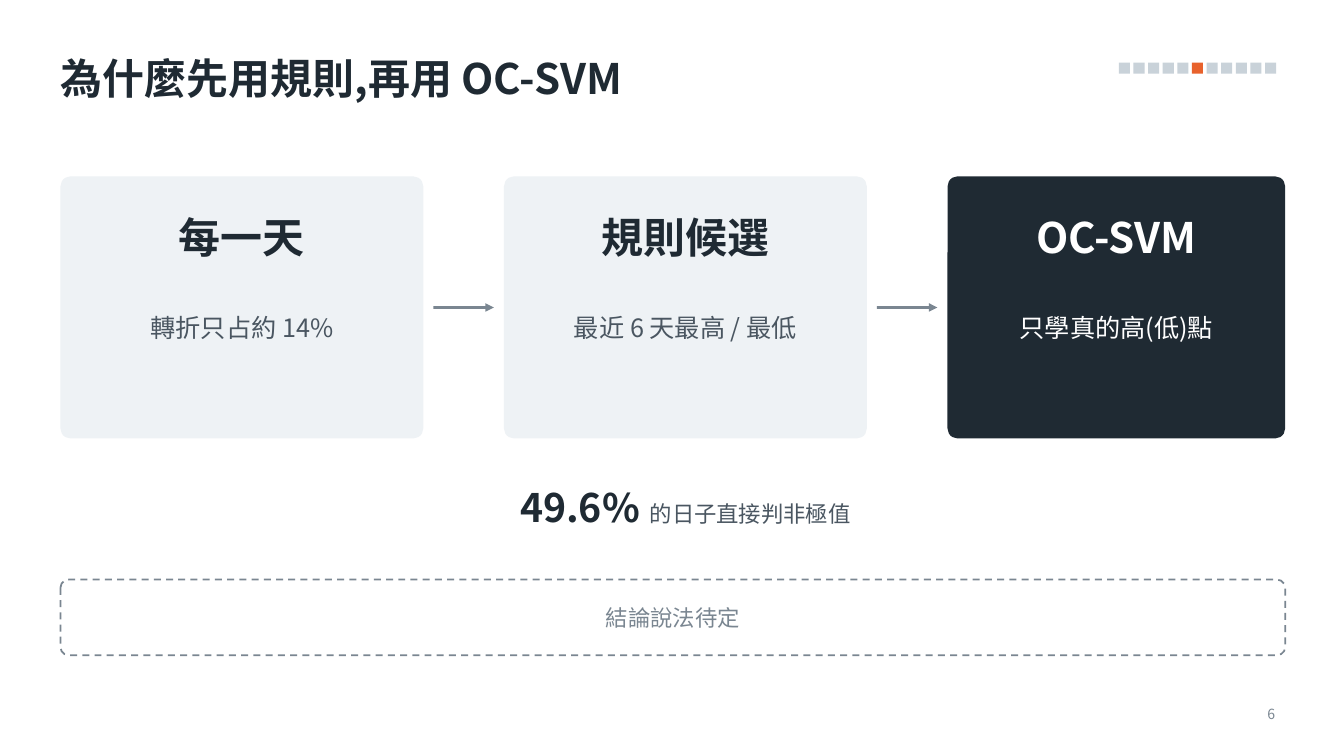
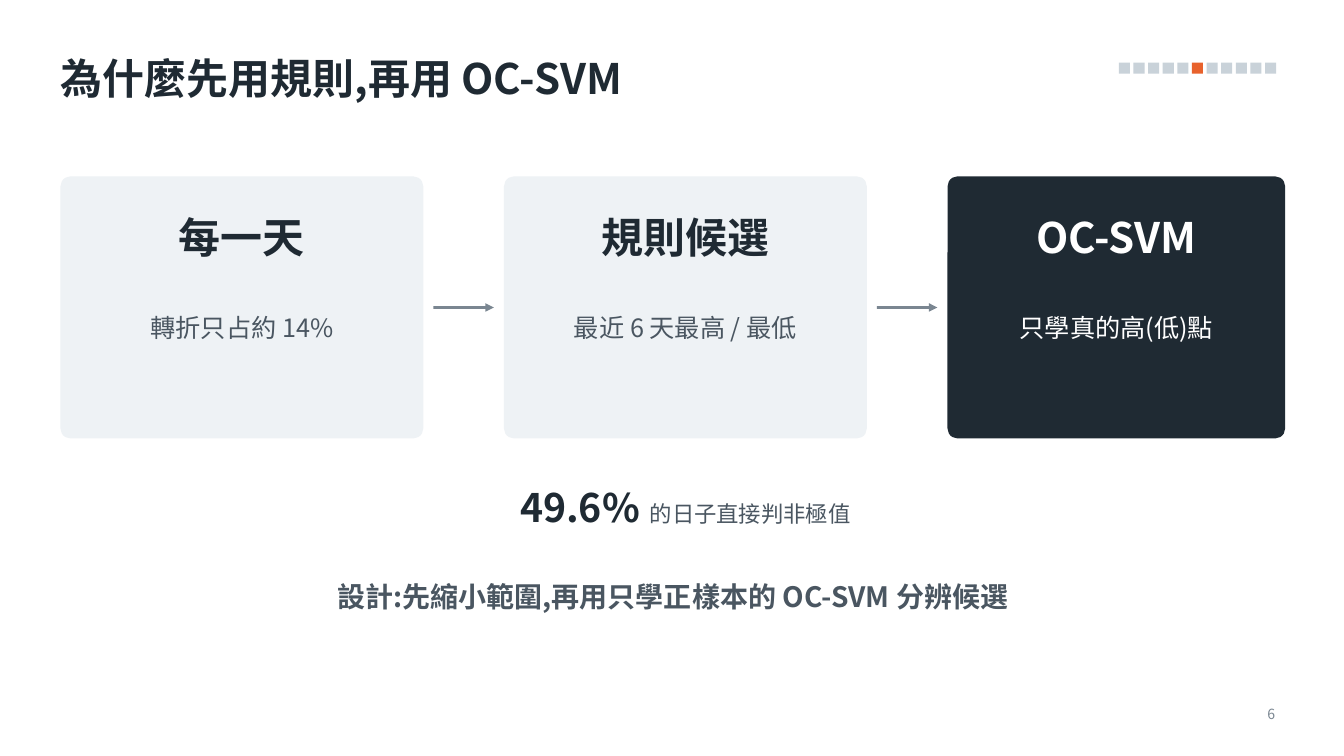
Before and after one commit to alextixu/fcukproject, a slide deck: slide 6 of method_kline_peak/report/專題簡報_v2.pptx. Drawn at 1344x756 pixels with LibreOffice and Linux fonts; fonts in the diff are those of the drawing. Boxes give left, top, right and bottom in pixels: in the first picture for what was removed or moved away, otherwise in the second. Text is boxed around its words. In the diff, an @@ line names an element or a change of style, - is before the commit and + after.

```diff
--- a/method_kline_peak/report/專題簡報_v2.pptx
+++ b/method_kline_peak/report/專題簡報_v2.pptx
@@ text "設計:先縮小範圍,再用只學正樣本的 OC-SVM 分辨候選": place and size @@
-text "設計:先縮小範圍,再用只學正樣本的 OC-SVM 分辨候選" at box(60, 580, 1286, 655)
+text "設計:先縮小範圍,再用只學正樣本的 OC-SVM 分辨候選" at box(337, 583, 1008, 613)
@@ text "設計:先縮小範圍,再用只學正樣本的 OC-SVM 分辨候選" at box(337, 583, 1008, 613): fill #FFFFFF to none; outline #7A8691 1.25 pt dashed to none @@
@@ text at box(337, 583, 1008, 613): text added @@
+設計:先縮小範圍,再用只學正樣本的 OC-SVM 分辨候選
@@ text removed at box(606, 607, 740, 628) @@
-結論說法待定
```
Also in this commit, not shown: 3 other slides changed, 7 other files.
